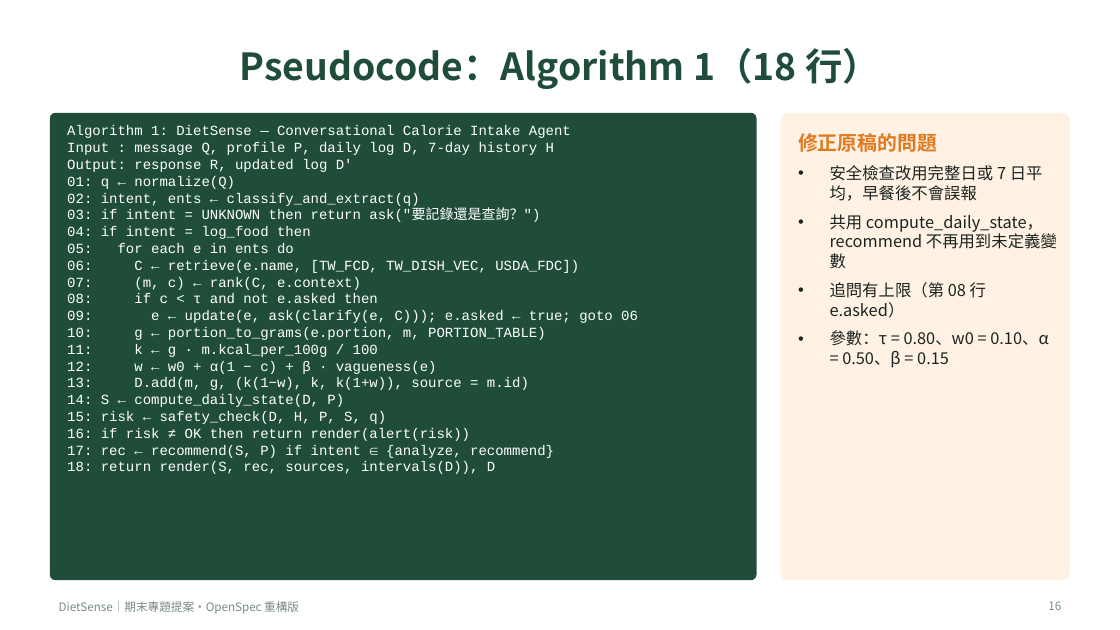
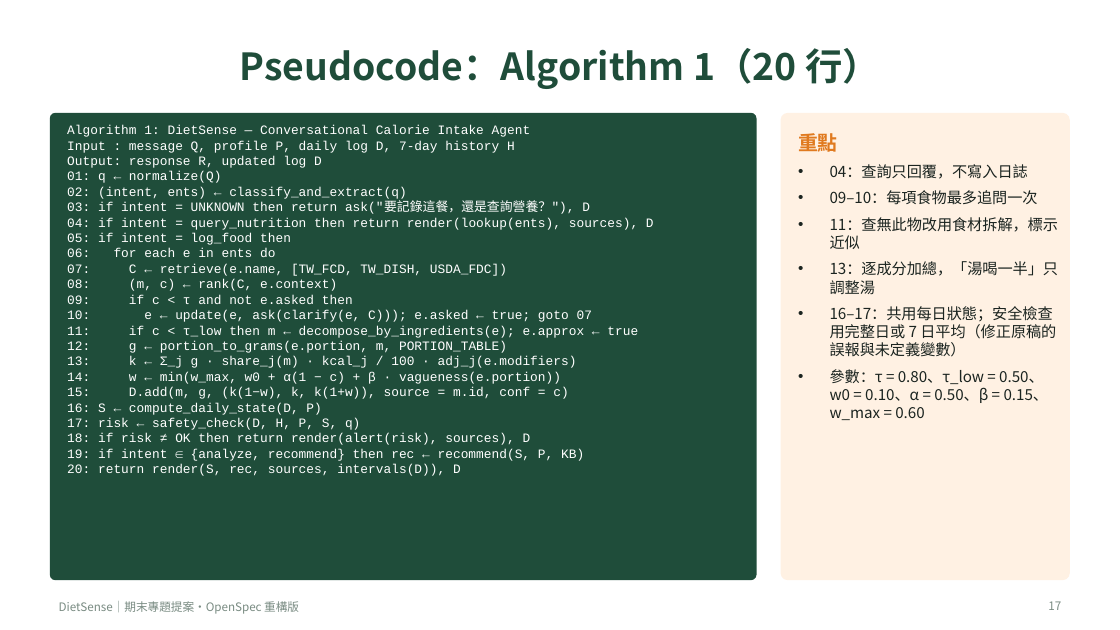
Before and after one commit to A0966411725-png/dietsense-proposal, a slide deck: slide 17 of presentation/DietSense_Proposal_Refactored.pptx (slide 16 before the commit). Drawn at 1120x630 pixels with LibreOffice and Linux fonts; fonts in the diff are those of the drawing. Boxes give left, top, right and bottom in pixels: in the first picture for what was removed or moved away, otherwise in the second. Text is boxed around its words. In the diff, an @@ line names an element or a change of style, - is before the commit and + after.

```diff
--- a/presentation/DietSense_Proposal_Refactored.pptx
+++ b/presentation/DietSense_Proposal_Refactored.pptx
@@ title at bbox=[240, 48, 880, 89]: text changed @@
-Pseudocode：Algorithm 1（18 行）
+Pseudocode：Algorithm 1（20 行）
@@ text at bbox=[67, 125, 531, 183]: size 12 to 11 pt in "Algorithm 1: DietSense — Conversational Calorie Intake ...", "Input : message Q, profile P, daily ...", "01: q ← normalize(Q)" @@
@@ text at bbox=[798, 133, 1059, 420]: text changed; size 14 to 13 pt @@
-修正原稿的問題
-• 安全檢查改用完整日或 7 日平均，早餐後不會誤報
-• 共用 compute_daily_state，recommend 不再用到未定義變數
-• 追問有上限（第 08 行 e.asked）
-• 參數：τ = 0.80、w0 = 0.10、α = 0.50、β = 0.15
+重點
+• 04：查詢只回覆，不寫入日誌
+• 09–10：每項食物最多追問一次
+• 11：查無此物改用食材拆解，標示近似
+• 13：逐成分加總，「湯喝一半」只調整湯
+• 16–17：共用每日狀態；安全檢查用完整日或 7 日平均（修正原稿的誤報與未定義變數）
+• 參數：τ = 0.80、τ_low = 0.50、w0 = 0.10、α = 0.50、β = 0.15、w_max = 0.60
@@ text at bbox=[67, 156, 322, 168]: text changed; size 12 to 11 pt @@
-Output: response R, updated log D'
+Output: response R, updated log D
@@ text at bbox=[67, 187, 654, 476]: text changed; size 12 to 11 pt @@
-02: intent, ents ← classify_and_extract(q)
-03: if intent = UNKNOWN then return ask("要記錄還是查詢？")
-04: if intent = log_food then
-05: for each e in ents do
-06: C ← retrieve(e.name, [TW_FCD, TW_DISH_VEC, USDA_FDC])
-07: (m, c) ← rank(C, e.context)
-08: if c < τ and not e.asked then
-09: e ← update(e, ask(clarify(e, C))); e.asked ← true; goto 06
-10: g ← portion_to_grams(e.portion, m, PORTION_TABLE)
-11: k ← g · m.kcal_per_100g / 100
-12: w ← w0 + α(1 − c) + β · vagueness(e)
-13: D.add(m, g, (k(1−w), k, k(1+w)), source = m.id)
-14: S ← compute_daily_state(D, P)
-15: risk ← safety_check(D, H, P, S, q)
-16: if risk ≠ OK then return render(alert(risk))
-17: rec ← recommend(S, P) if intent ∈ {analyze, recommend}
-18: return render(S, rec, sources, intervals(D)), D
+02: (intent, ents) ← classify_and_extract(q)
+03: if intent = UNKNOWN then return ask("要記錄這餐，還是查詢營養？"), D
+04: if intent = query_nutrition then return render(lookup(ents), sources), D
+05: if intent = log_food then
+06: for each e in ents do
+07: C ← retrieve(e.name, [TW_FCD, TW_DISH, USDA_FDC])
+08: (m, c) ← rank(C, e.context)
+09: if c < τ and not e.asked then
+10: e ← update(e, ask(clarify(e, C))); e.asked ← true; goto 07
+11: if c < τ_low then m ← decompose_by_ingredients(e); e.approx ← true
+12: g ← portion_to_grams(e.portion, m, PORTION_TABLE)
+13: k ← Σ_j g · share_j(m) · kcal_j / 100 · adj_j(e.modifiers)
+14: w ← min(w_max, w0 + α(1 − c) + β · vagueness(e.portion))
+15: D.add(m, g, (k(1−w), k, k(1+w)), source = m.id, conf = c)
+16: S ← compute_daily_state(D, P)
+17: risk ← safety_check(D, H, P, S, q)
+18: if risk ≠ OK then return render(alert(risk), sources), D
+19: if intent ∈ {analyze, recommend} then rec ← recommend(S, P, KB)
+20: return render(S, rec, sources, intervals(D)), D
@@ page number at bbox=[1048, 601, 1061, 610]: text changed @@
-16
+17
```
Also in this commit, not shown: 10 other slides changed, 2 slides added, 25 other files.
